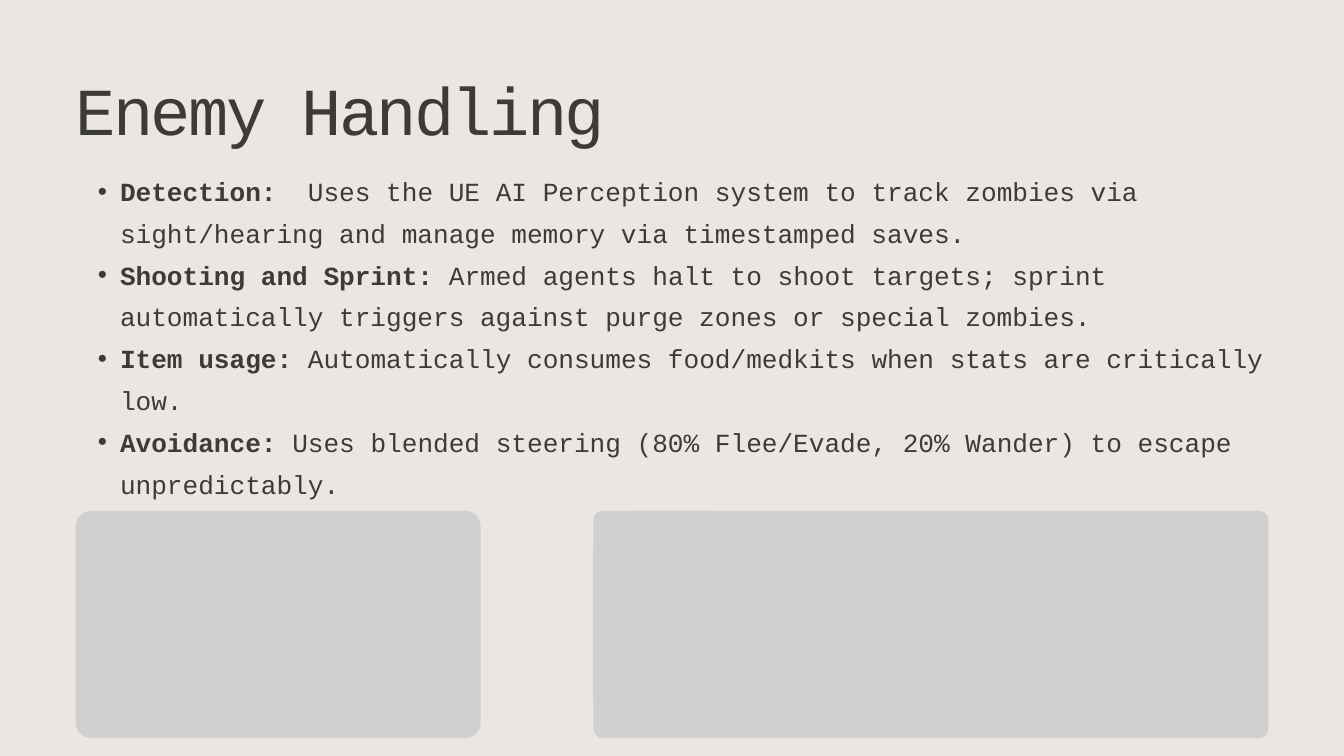
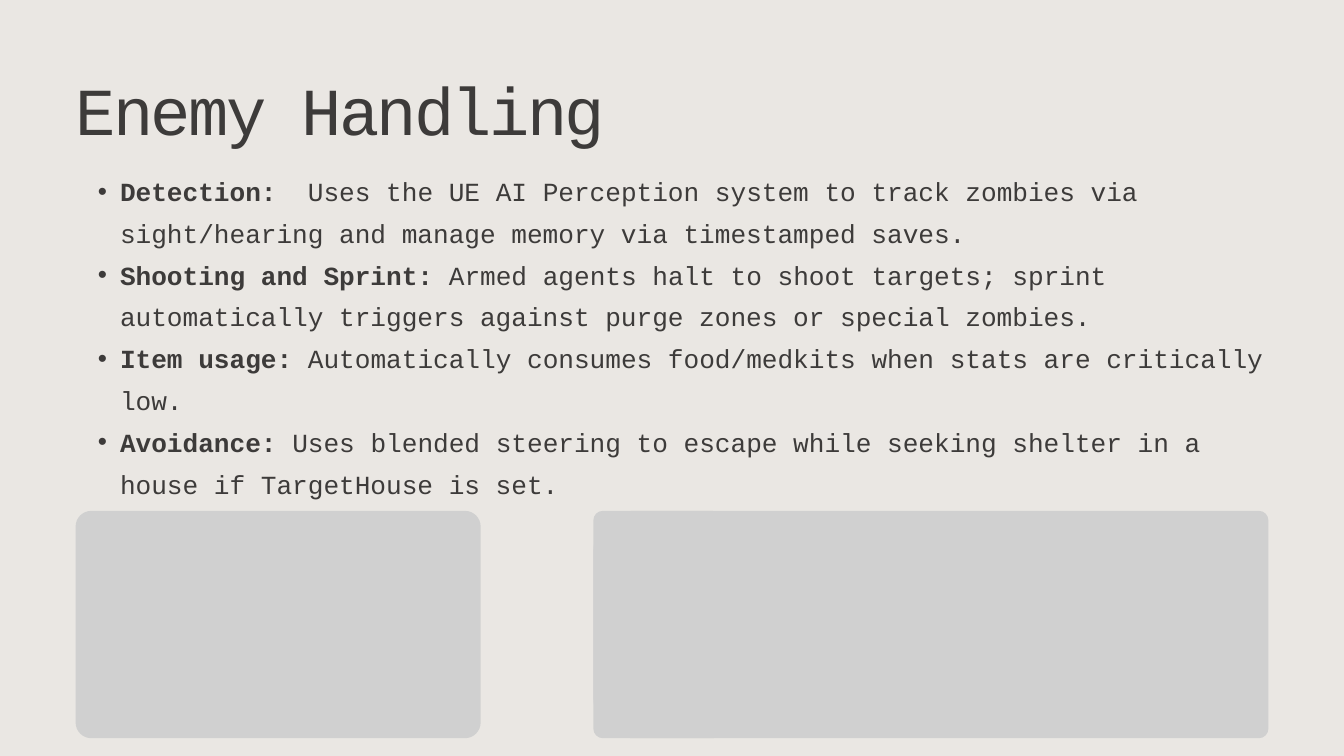
Before and after one commit to DAE-GD-2025-2026/gameai-zombie-ainaneescolomina, a slide deck: slide 3 of GPP_ZombieAI_NeesColominaAina_2DAE09.pptx. Drawn at 1344x756 pixels with LibreOffice and Linux fonts; fonts in the diff are those of the drawing; grey boxes stand for pictures. Boxes give left, top, right and bottom in pixels: in the first picture for what was removed or moved away, otherwise in the second. Text is boxed around its words. In the diff, an @@ line names an element or a change of style, - is before the commit and + after.

Commit message:
Agent Stuck Bug
- fixed the extreme turn when stuck bug
- made better the wander and run away

```diff
--- a/GPP_ZombieAI_NeesColominaAina_2DAE09.pptx
+++ b/GPP_ZombieAI_NeesColominaAina_2DAE09.pptx
@@ text at (120,434,1201,500): text changed @@
-  • Avoidance: Uses blended steering (80% Flee/Evade, 20% Wander) to escape unpredictably.
+  • Avoidance: Uses blended steering to escape while seeking shelter in a house if TargetHouse is set.
```
Also in this commit, not shown: 1 other slide changed, 6 other files.
